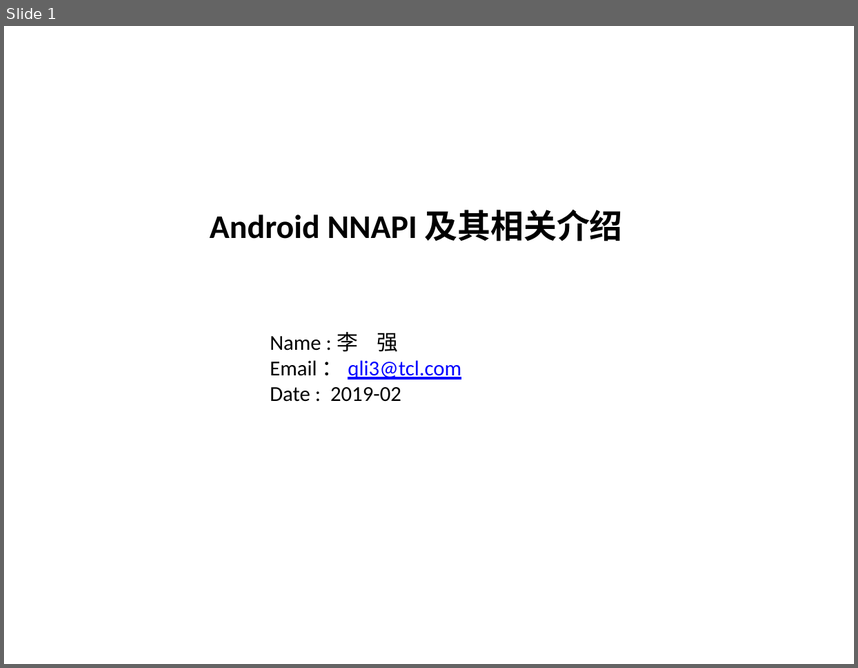
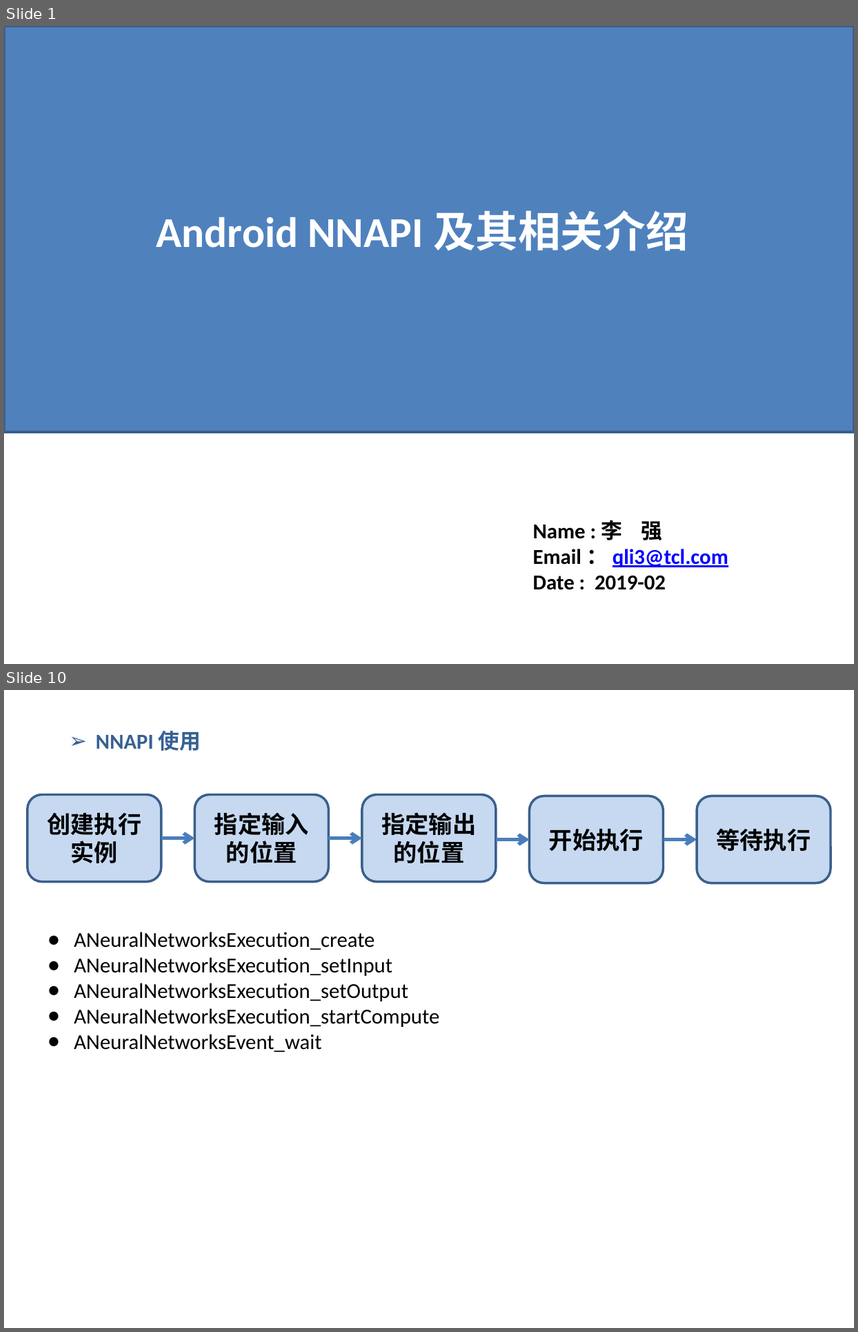
Before and after one commit to lqktz/document, a slide deck: temp/NNAPI.pptx. Shown one above the other, each under a label of ours: slide 1 before the commit, slides 1 and 10 after it; the slides between them are not shown. The pictures are 858x668 and 858x1332 pixels, drawn with LibreOffice and Linux fonts; fonts in the diff are those of the drawing. Boxes give left, top, right and bottom in pixels: in the first picture for what was removed or moved away, otherwise in the second. Text is boxed around its words. In the diff, an @@ line names an element or a change of style, - is before the commit and + after.

```diff
--- a/temp/NNAPI.pptx
+++ b/temp/NNAPI.pptx
@@ slide 10 added at <box>4,690,854,1328</box>, background #FFFFFF @@
@@ text added at <box>96,731,201,751</box>, 18 pt, text #376092, bold @@
+➢ NNAPI 使用
@@ rounded rectangle added at <box>27,795,161,881</box>, fill #C6D9F1, outline #3A5F8C 2 pt, 20 pt, text #000000, bold @@
+创建执行实例
@@ rounded rectangle added at <box>194,795,328,881</box>, fill #C6D9F1, outline #3A5F8C 2 pt, 20 pt, text #000000, bold @@
+指定输入的位置
@@ rounded rectangle added at <box>362,795,495,881</box>, fill #C6D9F1, outline #3A5F8C 2 pt, 20 pt, text #000000, bold @@
+指定输出的位置
@@ rounded rectangle added at <box>529,796,663,883</box>, fill #C6D9F1, outline #3A5F8C 2 pt, 20 pt, text #000000, bold @@
+开始执行
@@ rounded rectangle added at <box>697,796,831,883</box>, fill #C6D9F1, outline #3A5F8C 2 pt, 20 pt, text #000000, bold @@
+等待执行
@@ arrow added from (161, 838) to (194, 838), #4B7EBC 3 pt @@
@@ arrow added from (329, 838) to (362, 838), #4B7EBC 3 pt @@
@@ arrow added from (496, 840) to (529, 840), #4B7EBC 3 pt @@
@@ arrow added from (664, 840) to (697, 840), #4B7EBC 3 pt @@
@@ text added at <box>74,931,439,1052</box>, 18 pt, text #000000 @@
+● ANeuralNetworksExecution_create
+● ANeuralNetworksExecution_setInput
+● ANeuralNetworksExecution_setOutput
+● ANeuralNetworksExecution_startCompute
+● ANeuralNetworksEvent_wait
@@ slide 1 changed as well @@
@@ rectangle added at <box>4,26,854,432</box>, fill #4F81BD, outline #3A5F8C 2 pt @@
@@ text "Android NNAPI 及其相关介绍": place and size @@
-text "Android NNAPI 及其相关介绍" at <box>210,210,623,241</box>
+text "Android NNAPI 及其相关介绍" at <box>156,210,688,251</box>
@@ text "Android NNAPI 及其相关介绍" at <box>156,210,688,251</box>: size 28 to 36 pt, text colour #000000 to #FFFFFF @@
@@ text "Name : 李 强 Email ...": place and size @@
-text "Name : 李 强 Email ..." at <box>270,332,461,401</box>
+text "Name : 李 强 Email ..." at <box>533,519,728,590</box>
@@ text "Name : 李 强 Email ..." at <box>533,519,728,590</box>: bold on @@
```
Also in this commit, not shown: 24 other slides added, 1 slide removed.
